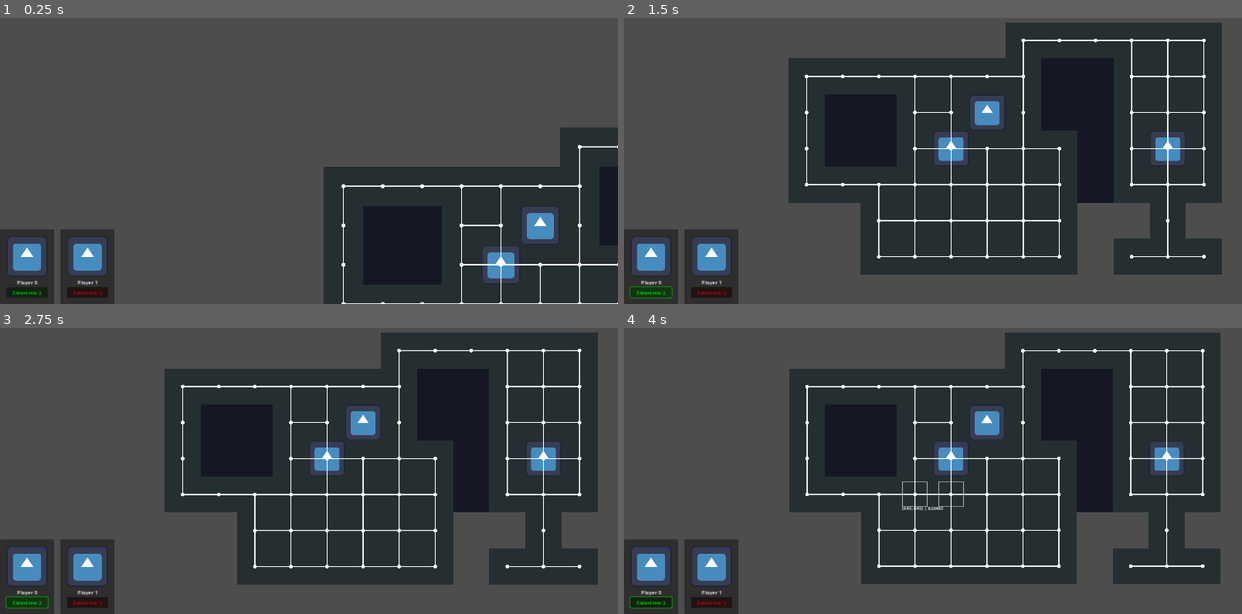
Above: before the commit, frames 1-4 (two rows, left to right).
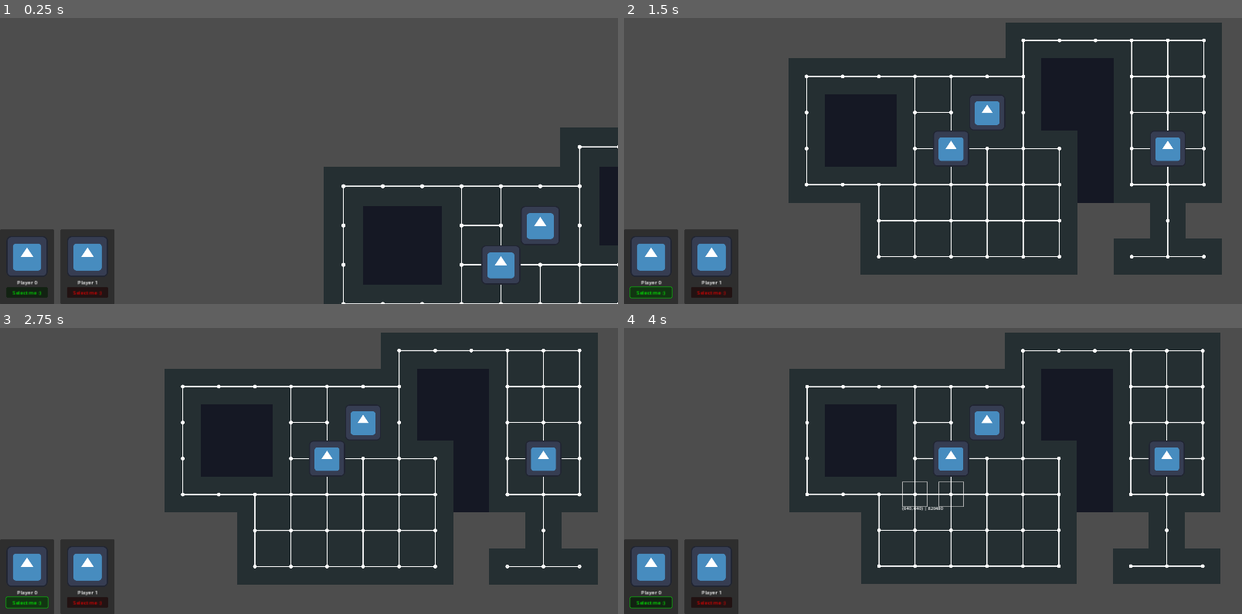
Above: after the commit, the same moments.

Repository: Petiazediter/godot-board-game
Game: Godot game, scene res://scenes/dungeon_scene.tscn
Same seed, same stepped clock (60 frames per second), same inputs: the game is played once before the commit and once after it. This scene is started directly instead of the project's main scene. The engine's default icon, where the game draws it, is replaced by a stand-in: a white triangle on a blue panel in a dark square.
Inputs (mouse positions are in pixels of both pictures, inside the frame that each line leads up to):
- Up to frame 1 (0.25 s): no input
- Up to frame 2 (1.5 s): click "Select me :)" at 0.5 s; click "Select me :)" at 1.25 s
- Up to frame 3 (2.75 s): click "Select me :)" at 2 s
- Up to frame 4 (4 s): tap Enter at 2.75 s; move the mouse to (1068, 422) at 2.77 s; hold Right mouse button (move_to_grid) 2.78-3.5 s; click (1068, 422) at 2.92 s; tap Space at 3.5 s; drag from (809, 456) to (902, 511) at 3.52 s

The runs differ from the first frame. In frame 1, less than 0.1% of the frame differs, in the area x 77-85%, y 79-94%; in frame 2, less than 0.1%; in frame 3, less than 0.1%; in frame 4, less than 0.1%, in the area x 50-91%, y 39-53%.

Commit message:
feat: add basic settings ui

Diff:
--- a/nodes/ActionManager/ActionManager.gd
+++ b/nodes/ActionManager/ActionManager.gd
@@ -1,4 +1,4 @@
-extends Node2D
+extends Node;
 class_name ActionManager;
 
 @export var character_manager: CharacterManager;
--- a/nodes/CharacterManager/CharacterManagerLogic.gd
+++ b/nodes/CharacterManager/CharacterManagerLogic.gd
@@ -1,4 +1,4 @@
-extends Node2D
+extends Node;
 class_name CharacterManager;
 
 @export var board: Board;
--- /dev/null
+++ b/nodes/SettingsUI/ResolutionSetting.gd
@@ -0,0 +1,114 @@
+extends Control
+
+var fallback_option: Vector2i = Vector2i(1024, 768);
+
+var RESOLUTION_LIST: Array[Vector2i] = [
+    # 16:9
+    Vector2i(2560, 1440),
+    Vector2i(1920, 1080),
+    Vector2i(1366, 768),
+    Vector2i(1280, 720),
+    # 16:10
+    Vector2i(1920, 1200),
+    Vector2i(1680, 1050),
+    Vector2i(1440, 900),
+    Vector2i(1280, 800),
+    # 4:3
+    Vector2i(1024, 768),
+    Vector2i(800, 600),
+    Vector2i(640, 480),
+]
+
+var WINDOW_MODE_LIST: Dictionary = {
+    "Full Screen": DisplayServer.WindowMode.WINDOW_MODE_FULLSCREEN,
+    "Borderless Window": DisplayServer.WindowMode.WINDOW_MODE_EXCLUSIVE_FULLSCREEN,
+    "Windowed": DisplayServer.WindowMode.WINDOW_MODE_WINDOWED,
+    "Windowed (Maximized)": DisplayServer.WindowMode.WINDOW_MODE_MAXIMIZED,
+    "Windowed (Minimzed)": DisplayServer.WindowMode.WINDOW_MODE_MINIMIZED,
+}
+
+@export var res_options_bar: OptionButton;
+@export var wind_mode_options_bar: OptionButton;
+
+var current_option_res_ind = 0;
+var current_option_wind_mode_ind = 0;
+
+func sort_res(a: Vector2i, b: Vector2i) -> bool:
+    if a.x > b.x:
+        return true
+    return false
+
+func _ready() -> void:
+    get_default_resolution();
+    get_default_display_mode();
+
+func get_default_display_mode() -> void:
+    wind_mode_options_bar.clear();
+    var i = 0;
+    for key_label in WINDOW_MODE_LIST:
+        wind_mode_options_bar.add_item(key_label);
+        if DisplayServer.window_get_mode(DisplayServer.MAIN_WINDOW_ID) == WINDOW_MODE_LIST[key_label]:
+            _on_display_type_selected(i)
+            current_option_wind_mode_ind = i;
+            wind_mode_options_bar.selected = i;
+        i += 1;
+
+func get_default_resolution() -> void:
+    res_options_bar.clear();
+
+    var screen_size: Vector2i = DisplayServer.screen_get_size();
+    if screen_size not in RESOLUTION_LIST:
+        RESOLUTION_LIST.append(screen_size);
+
+    RESOLUTION_LIST.sort_custom(sort_res)
+
+    var current_window_size: Vector2i = DisplayServer.window_get_size(DisplayServer.MAIN_WINDOW_ID);
+
+    var index = -1;
+    var fallback_index = -1;
+    for option_index in RESOLUTION_LIST.size():
+        var option = RESOLUTION_LIST[option_index];
+        add_res_item("{x}x{y}".format([ ["x", option.x], ["y", option.y] ]));
+        if current_window_size == option:
+            index = option_index;
+        if fallback_option == option:
+            fallback_index = option_index
+
+    if index == -1:
+        if fallback_index > -1:
+            res_options_bar.selected = fallback_index;
+            current_option_res_ind = fallback_index;
+            _on_resolution_selected(fallback_index);
+        else:
+            var last = RESOLUTION_LIST.size() - 1;
+            res_options_bar.selected = last;
+            current_option_res_ind = last;
+            _on_resolution_selected(last);
+    else:
+        res_options_bar.selected = index;
+        current_option_res_ind = index;
+        _on_resolution_selected(index);
+
+func add_res_item(label: String) -> void:
+    res_options_bar.add_item(label);
+
+func _on_display_type_selected(index:int) -> void:
+    pass # Replace with function body.
+
+func _on_resolution_selected(index:int) -> void:
+    pass # Replace with function body.
+
+func _on_revert_pressed() -> void:
+    res_options_bar.selected = current_option_res_ind;
+    wind_mode_options_bar.selected = current_option_wind_mode_ind;
+
+func _on_apply_pressed() -> void:
+    if current_option_res_ind != res_options_bar.selected:
+        current_option_res_ind = res_options_bar.selected;
+        DisplayServer.window_set_size(RESOLUTION_LIST[current_option_res_ind], DisplayServer.MAIN_WINDOW_ID);
+        print('Updated resolution to ', RESOLUTION_LIST[current_option_res_ind]);
+    if current_option_wind_mode_ind != wind_mode_options_bar.selected:
+        current_option_wind_mode_ind = wind_mode_options_bar.selected;
+        var label = wind_mode_options_bar.get_item_text(current_option_wind_mode_ind);
+        DisplayServer.window_set_mode(WINDOW_MODE_LIST[label], DisplayServer.MAIN_WINDOW_ID);
+        print('Updated window mode to ', label);
--- /dev/null
+++ b/nodes/SettingsUI/SettingsUI.tscn
@@ -0,0 +1,90 @@
+[gd_scene load_steps=4 format=3 uid="uid://1rg3cqnadif3"]
+
+[ext_resource type="Theme" uid="uid://bspmlvl5swl0i" path="res://Panel.tres" id="1_5f0ys"]
+[ext_resource type="Script" path="res://nodes/SettingsUI/ResolutionSetting.gd" id="2_o4q5g"]
+
+[sub_resource type="LabelSettings" id="LabelSettings_l5a1b"]
+font_size = 24
+
+[node name="SettingsUi" type="Control" node_paths=PackedStringArray("res_options_bar", "wind_mode_options_bar")]
+layout_mode = 3
+anchors_preset = 15
+anchor_right = 1.0
+anchor_bottom = 1.0
+grow_horizontal = 2
+grow_vertical = 2
+script = ExtResource("2_o4q5g")
+res_options_bar = NodePath("PanelContainer/MarginContainer/VBoxContainer/ResolutionSetting/ResolutionOptions")
+wind_mode_options_bar = NodePath("PanelContainer/MarginContainer/VBoxContainer/HBoxContainer2/WindowModeOptions")
+
+[node name="PanelContainer" type="PanelContainer" parent="."]
+layout_mode = 1
+anchors_preset = 15
+anchor_right = 1.0
+anchor_bottom = 1.0
+grow_horizontal = 2
+grow_vertical = 2
+
+[node name="MarginContainer" type="MarginContainer" parent="PanelContainer"]
+layout_mode = 2
+theme = ExtResource("1_5f0ys")
+
+[node name="VBoxContainer" type="VBoxContainer" parent="PanelContainer/MarginContainer"]
+layout_mode = 2
+theme_override_constants/separation = 30
+
+[node name="ResolutionSetting" type="HBoxContainer" parent="PanelContainer/MarginContainer/VBoxContainer"]
+layout_mode = 2
+size_flags_vertical = 4
+alignment = 1
+
+[node name="Label" type="Label" parent="PanelContainer/MarginContainer/VBoxContainer/ResolutionSetting"]
+layout_mode = 2
+size_flags_horizontal = 3
+text = "Resolution"
+label_settings = SubResource("LabelSettings_l5a1b")
+
+[node name="ResolutionOptions" type="OptionButton" parent="PanelContainer/MarginContainer/VBoxContainer/ResolutionSetting"]
+layout_mode = 2
+size_flags_horizontal = 3
+fit_to_longest_item = false
+item_count = 1
+popup/item_0/text = "1920x1080"
+
+[node name="HBoxContainer2" type="HBoxContainer" parent="PanelContainer/MarginContainer/VBoxContainer"]
+layout_mode = 2
+size_flags_vertical = 4
+alignment = 1
+
+[node name="Label" type="Label" parent="PanelContainer/MarginContainer/VBoxContainer/HBoxContainer2"]
+layout_mode = 2
+size_flags_horizontal = 3
+text = "Window type"
+label_settings = SubResource("LabelSettings_l5a1b")
+
+[node name="WindowModeOptions" type="OptionButton" parent="PanelContainer/MarginContainer/VBoxContainer/HBoxContainer2"]
+layout_mode = 2
+size_flags_horizontal = 3
+fit_to_longest_item = false
+item_count = 1
+popup/item_0/text = "1920x1080"
+
+[node name="HBoxContainer" type="HBoxContainer" parent="PanelContainer/MarginContainer/VBoxContainer"]
+layout_mode = 2
+size_flags_horizontal = 8
+theme_override_constants/separation = 20
+
+[node name="Button" type="Button" parent="PanelContainer/MarginContainer/VBoxContainer/HBoxContainer"]
+custom_minimum_size = Vector2(200, 0)
+layout_mode = 2
+text = "Apply"
+
+[node name="Revert" type="Button" parent="PanelContainer/MarginContainer/VBoxContainer/HBoxContainer"]
+custom_minimum_size = Vector2(200, 0)
+layout_mode = 2
+text = "Revert"
+
+[connection signal="item_selected" from="PanelContainer/MarginContainer/VBoxContainer/ResolutionSetting/ResolutionOptions" to="." method="_on_resolution_selected"]
+[connection signal="item_selected" from="PanelContainer/MarginContainer/VBoxContainer/HBoxContainer2/WindowModeOptions" to="." method="_on_display_type_selected"]
+[connection signal="pressed" from="PanelContainer/MarginContainer/VBoxContainer/HBoxContainer/Button" to="." method="_on_apply_pressed"]
+[connection signal="pressed" from="PanelContainer/MarginContainer/VBoxContainer/HBoxContainer/Revert" to="." method="_on_revert_pressed"]
--- a/project.godot
+++ b/project.godot
@@ -23,7 +23,9 @@
 
 window/size/viewport_width=1920
 window/size/viewport_height=1080
+window/size/resizable=false
 window/stretch/mode="canvas_items"
+window/vsync/vsync_mode=0
 
 [file_customization]
 
@@ -33,6 +35,7 @@
 "res://nodes/AvailableCharacterList/": "teal",
 "res://nodes/CharacterManager/": "blue",
 "res://nodes/HelperLog/": "gray",
+"res://nodes/SettingsUI/": "teal",
 "res://nodes/World/": "gray"
 }
 
--- a/scenes/dungeon_scene.tscn
+++ b/scenes/dungeon_scene.tscn
@@ -50,7 +50,7 @@
 texture = ExtResource("1_6dklj")
 offset = Vector2(64, 64)
 
-[node name="CharacterManager" type="Node2D" parent="." node_paths=PackedStringArray("board", "character_movement_manager", "main_camera")]
+[node name="CharacterManager" type="Node" parent="." node_paths=PackedStringArray("board", "character_movement_manager", "main_camera")]
 script = ExtResource("4_8fqq0")
 board = NodePath("../Board")
 character_movement_manager = NodePath("../ActionManager/CharacterMovementManager")
@@ -71,7 +71,7 @@
 scale = Vector2(5, 5)
 shape = SubResource("RectangleShape2D_qfhvg")
 
-[node name="ActionManager" type="Node2D" parent="." node_paths=PackedStringArray("character_manager")]
+[node name="ActionManager" type="Node" parent="." node_paths=PackedStringArray("character_manager")]
 script = ExtResource("9_8xw22")
 character_manager = NodePath("../CharacterManager")
 
